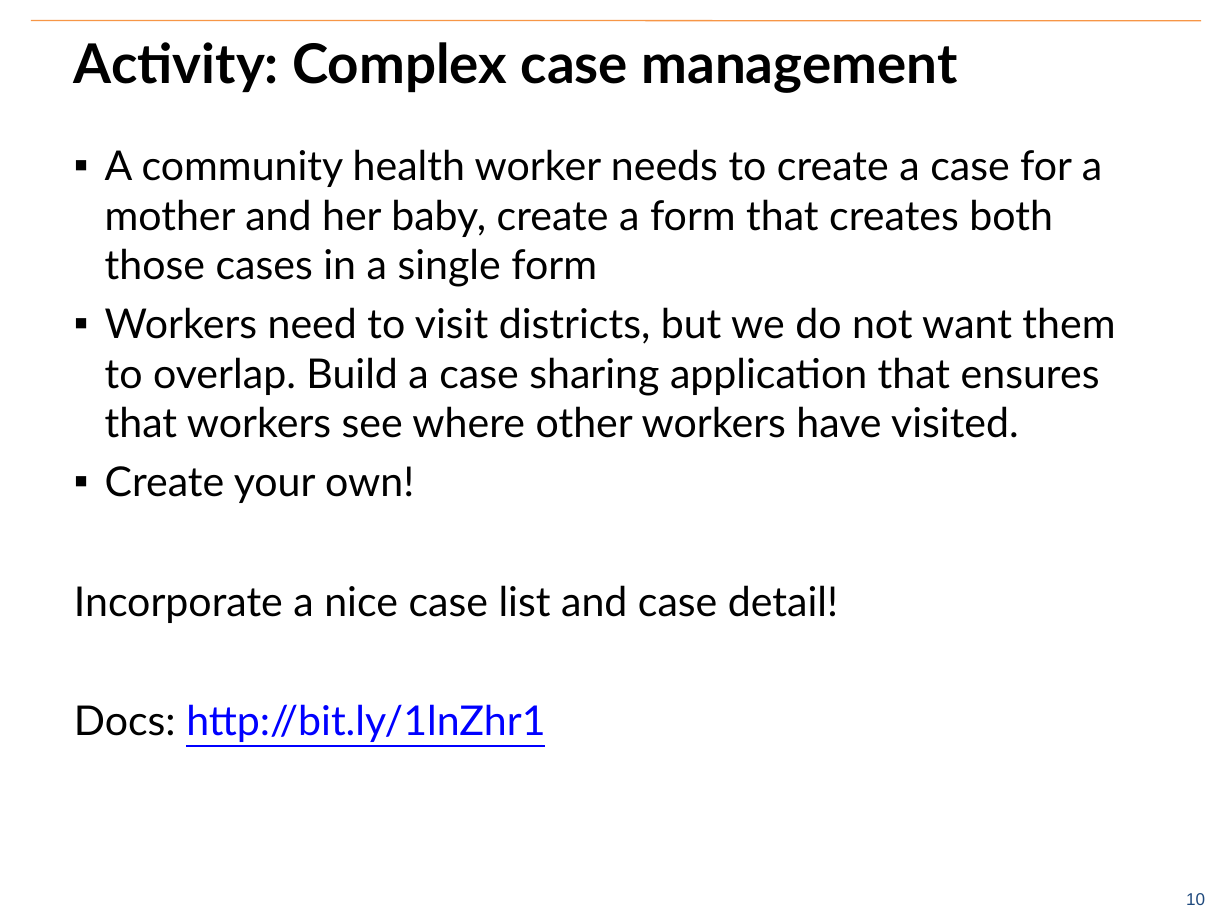
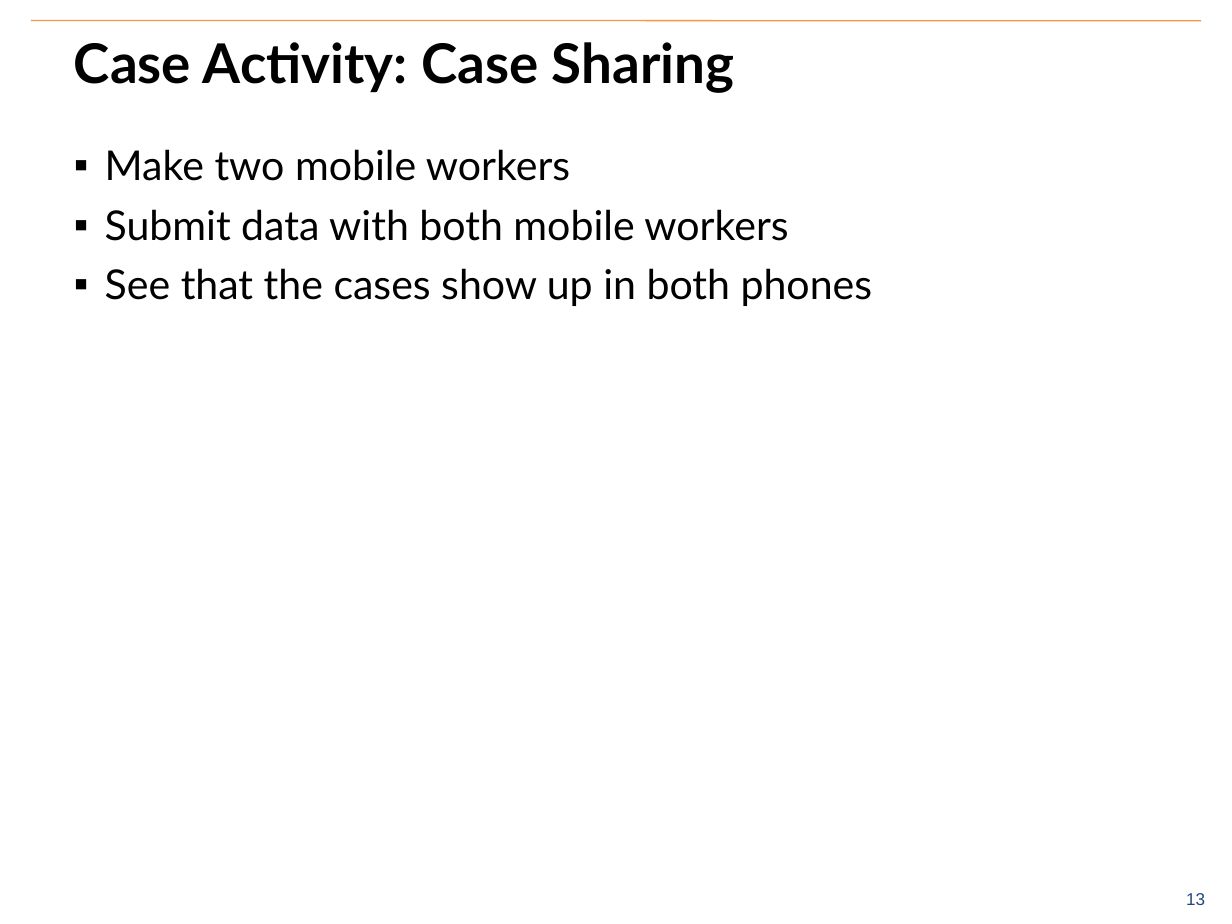
Before and after one commit to benrudolph/exi-training, a slide deck: slide 14 of CaseManagement/case_mgmt.pptx (slide 11 before the commit). Drawn at 1232x924 pixels with LibreOffice and Linux fonts; fonts in the diff are those of the drawing; background and template pictures are left out. Boxes give left, top, right and bottom in pixels: in the first picture for what was removed or moved away, otherwise in the second. Text is boxed around its words. In the diff, an @@ line names an element or a change of style, - is before the commit and + after.

Commit message:
Case Management Updates

```diff
--- a/CaseManagement/case_mgmt.pptx
+++ b/CaseManagement/case_mgmt.pptx
@@ title at (74, 42, 735, 93): text changed @@
-Activity: Complex case management
+Case Activity: Case Sharing
@@ text at (105, 149, 873, 306): text changed @@
-▪ A community health worker needs to create a case for a mother and her baby, create a form that creates both those cases in a single form
-▪ Workers need to visit districts, but we do not want them to overlap. Build a case sharing application that ensures that workers see where other workers have visited.
-▪ Create your own!
-Incorporate a nice case list and case detail!
-Docs: http://bit.ly/1lnZhr1
+▪ Make two mobile workers
+▪ Submit data with both mobile workers
+▪ See that the cases show up in both phones
@@ page number at (1186, 893, 1205, 905): text changed @@
-10
+13
```
Also in this commit, not shown: 6 slides added, 1 slide removed.
